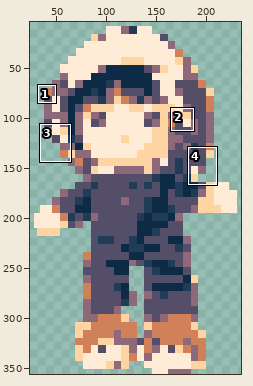
Two versions of one sprite sheet, lain_chikita/assets/images/lain_chikita.png. Above, an overview of the earlier version with the close-up marked.
Close-up. Before:
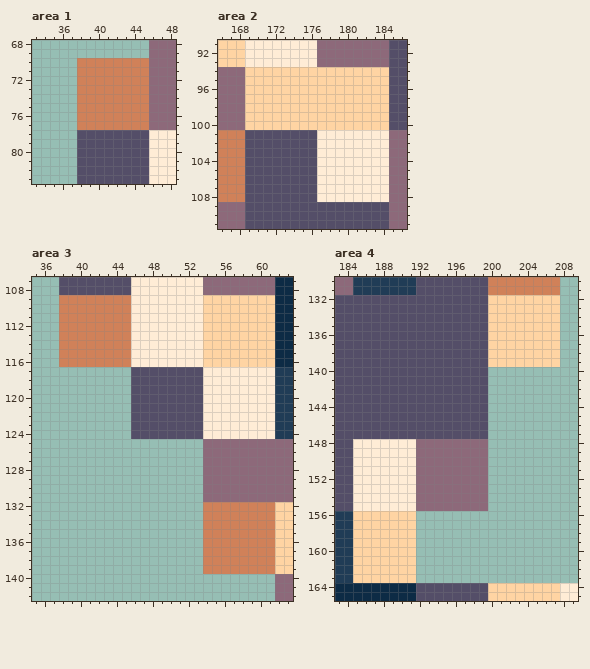
The file is 256x356 pixels. Colours within 5 levels of each other are drawn and written as one. Shown: area 1: x 33..48, y 68..83; area 2: x 166..186, y 91..111; area 3: x 35..63, y 107..142; area 4: x 183..209, y 130..165. The wide view leaves out empty margins. The commit also changed other parts of the picture, which this record leaves out.
The result:
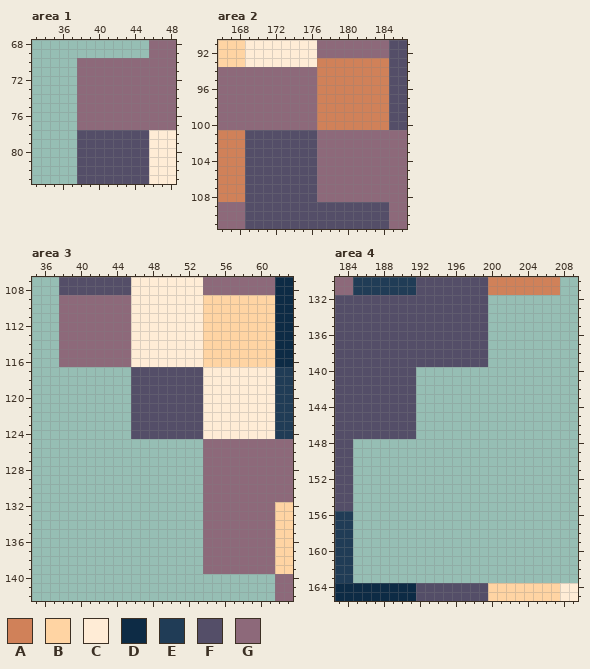
Palette (. is transparent): A #d08159  B #ffd4a3  C #ffecd6  D #0d2b45  E #203c56  F #544e68  G #8d697a
What changed:
Area 1:
The author changed colour A to colour G in rows 70 to 77 at x 38 to 45.
Area 2:
The author changed colour B to colour A in rows 94 to 100 at x 177 to 184.
The author changed colour G to colour A in row 93 at x 177 to 184.
The author changed colour B to colour G in rows 94 to 100 at x 169 to 176.
The author changed colour C to colour G in rows 101 to 108 at x 177 to 184.
Area 3:
The author changed colour A to colour G in rows 109 to 116 at x 38 to 45; in rows 132 to 139 at x 54 to 61.
Area 4:
The edit erases colour B in rows 132 to 139 at x 200 to 207; in rows 156 to 163 at x 185 to 191.
The edit erases colour C in rows 148 to 155 at x 185 to 191.
The edit erases colour F in rows 140 to 147 at x 192 to 199.
The edit erases colour G in rows 148 to 155 at x 192 to 199.
Changed places in both close-ups, as pixel boxes (x1, y1, x2, y2):
changed: (77, 58, 149, 130)
changed: (245, 58, 389, 202)
changed: (59, 295, 131, 367)
changed: (203, 502, 275, 574)
erased: (353, 295, 560, 583)
